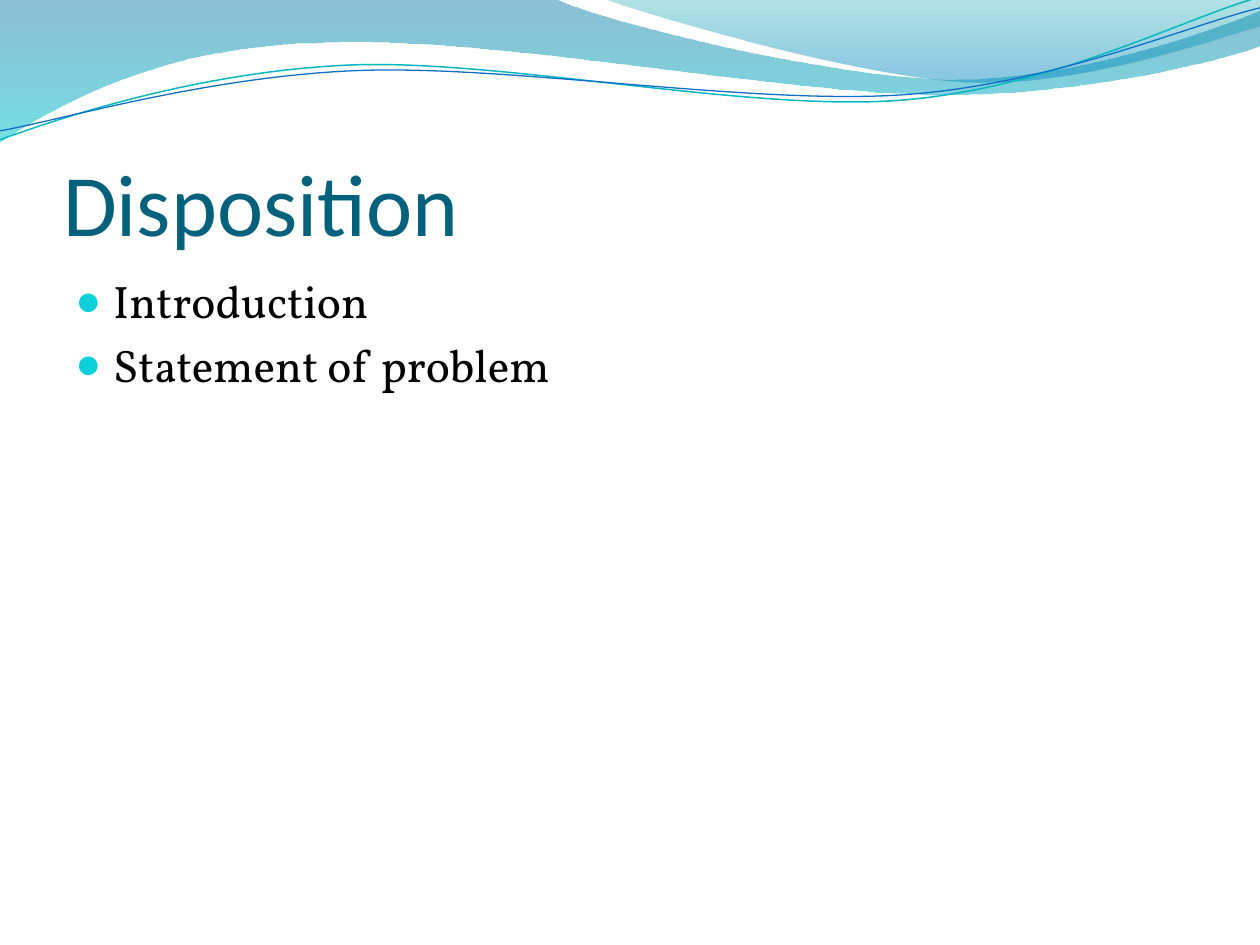
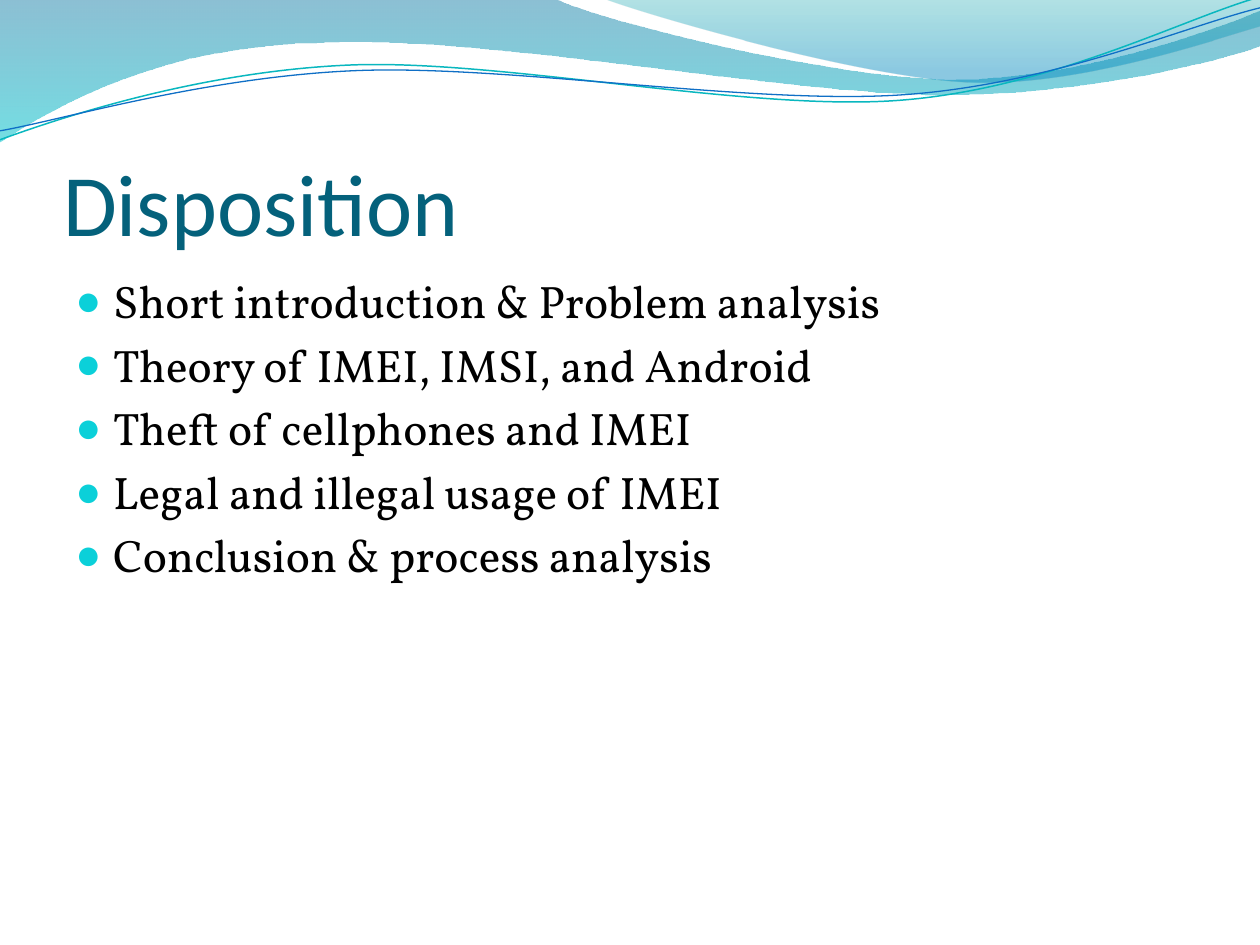
Before and after one commit to christianokeeffe/p0-uni, a slide deck: slide 2 of p0-uni/IMEI abuse on Android smartphones.pptx. Drawn at 1260x945 pixels with LibreOffice and Linux fonts; fonts in the diff are those of the drawing; background and template pictures are left out. Boxes give left, top, right and bottom in pixels: in the first picture for what was removed or moved away, otherwise in the second. Text is boxed around its words. In the diff, an @@ line names an element or a change of style, - is before the commit and + after.

```diff
--- a/p0-uni/IMEI abuse on Android smartphones.pptx
+++ b/p0-uni/IMEI abuse on Android smartphones.pptx
@@ text at (113, 285, 880, 584): text changed @@
-● Introduction
-● Statement of problem
+● Short introduction & Problem analysis
+● Theory of IMEI, IMSI, and Android
+● Theft of cellphones and IMEI
+● Legal and illegal usage of IMEI
+● Conclusion & process analysis
```
Also in this commit, not shown: 10 slides added, 1 other file.
